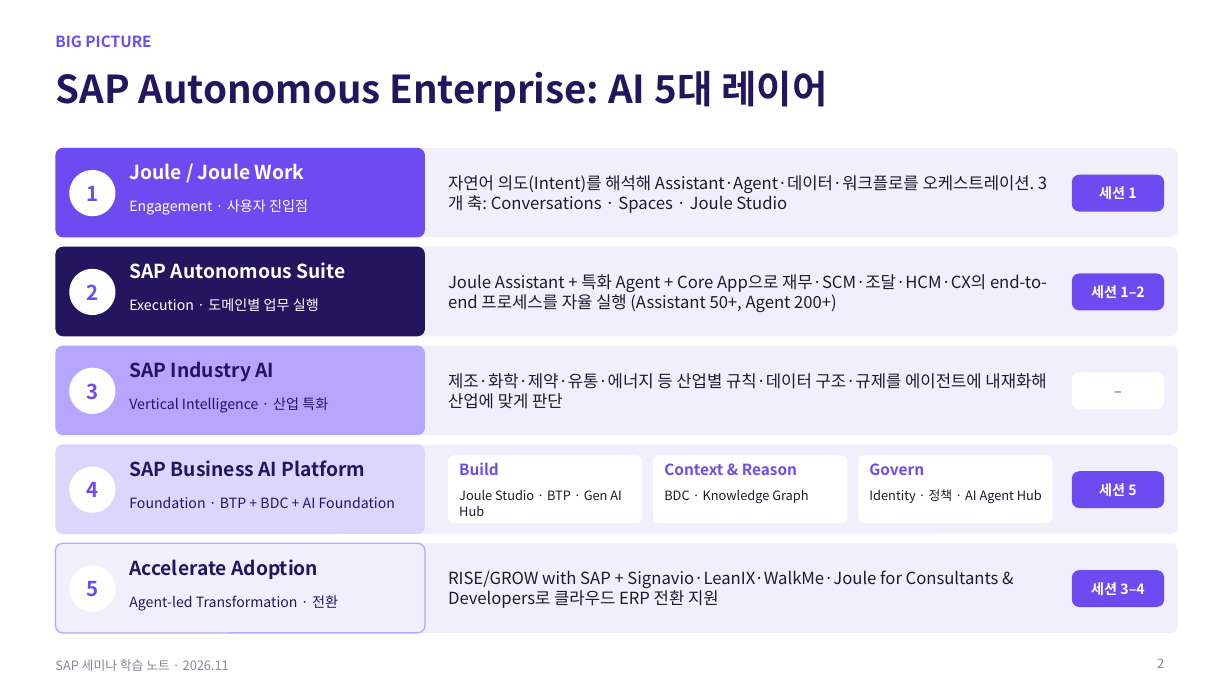
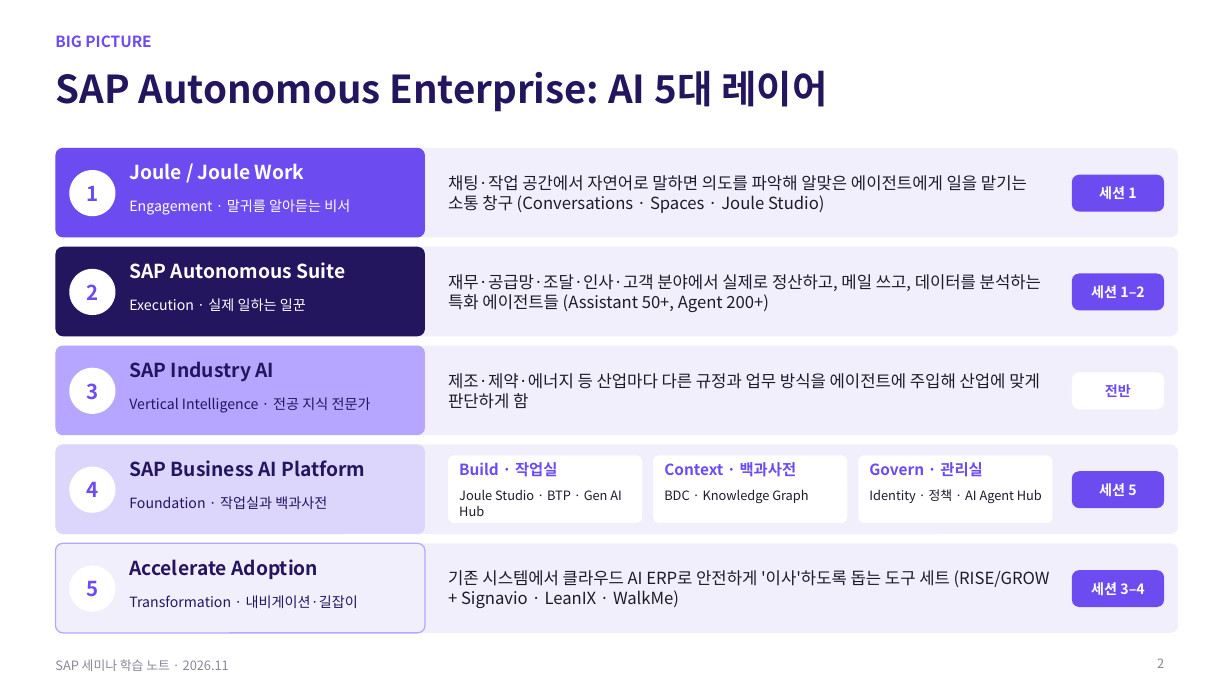
Before and after one commit to qhsghks9/qhsghks, a slide deck: slide 2 of SAP_Seminar_Notes.pptx. Drawn at 1232x693 pixels with LibreOffice and Linux fonts; fonts in the diff are those of the drawing. Boxes give left, top, right and bottom in pixels: in the first picture for what was removed or moved away, otherwise in the second. Text is boxed around its words. In the diff, an @@ line names an element or a change of style, - is before the commit and + after.

```diff
--- a/SAP_Seminar_Notes.pptx
+++ b/SAP_Seminar_Notes.pptx
@@ text at (448, 175, 1027, 213): text changed @@
-자연어 의도(Intent)를 해석해 Assistant·Agent·데이터·워크플로를 오케스트레이션. 3개 축: Conversations · Spaces · Joule Studio
+채팅·작업 공간에서 자연어로 말하면 의도를 파악해 알맞은 에이전트에게 일을 맡기는 소통 창구 (Conversations · Spaces · Joule Studio)
@@ text at (129, 199, 350, 215): text changed @@
-Engagement · 사용자 진입점
+Engagement · 말귀를 알아듣는 비서
@@ text at (129, 298, 306, 311): text changed @@
-Execution · 도메인별 업무 실행
+Execution · 실제 일하는 일꾼
@@ text at (448, 274, 1041, 312): text changed @@
-Joule Assistant + 특화 Agent + Core App으로 재무·SCM·조달·HCM·CX의 end-to-end 프로세스를 자율 실행 (Assistant 50+, Agent 200+)
+재무·공급망·조달·인사·고객 분야에서 실제로 정산하고, 메일 쓰고, 데이터를 분석하는 특화 에이전트들 (Assistant 50+, Agent 200+)
@@ text at (448, 373, 1040, 409): text changed @@
-제조·화학·제약·유통·에너지 등 산업별 규칙·데이터 구조·규제를 에이전트에 내재화해 산업에 맞게 판단
+제조·제약·에너지 등 산업마다 다른 규정과 업무 방식을 에이전트에 주입해 산업에 맞게 판단하게 함
@@ text at (1105, 384, 1131, 397): text changed; text colour #8A8799 to #6C4CF1 @@
-–
+전반
@@ text at (129, 397, 371, 413): text changed @@
-Vertical Intelligence · 산업 특화
+Vertical Intelligence · 전공 지식 전문가
@@ text at (459, 462, 557, 477): text changed @@
-Build
+Build · 작업실
@@ text at (664, 462, 797, 477): text changed @@
-Context & Reason
+Context · 백과사전
@@ text at (869, 462, 982, 477): text changed @@
-Govern
+Govern · 관리실
@@ text at (129, 496, 327, 509): text changed @@
-Foundation · BTP + BDC + AI Foundation
+Foundation · 작업실과 백과사전
@@ text at (129, 595, 358, 608): text changed @@
-Agent-led Transformation · 전환
+Transformation · 내비게이션·길잡이
@@ text at (448, 570, 1050, 608): text changed @@
-RISE/GROW with SAP + Signavio·LeanIX·WalkMe·Joule for Consultants & Developers로 클라우드 ERP 전환 지원
+기존 시스템에서 클라우드 AI ERP로 안전하게 '이사'하도록 돕는 도구 세트 (RISE/GROW + Signavio · LeanIX · WalkMe)
```
Also in this commit, not shown: 7 other slides changed, 1 slide added, 1 slide removed.
